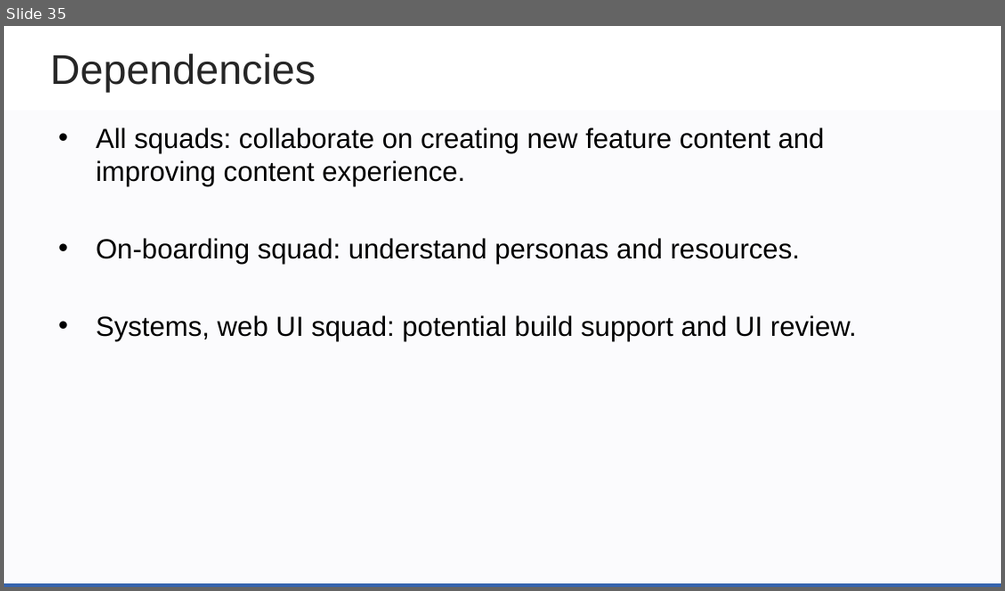
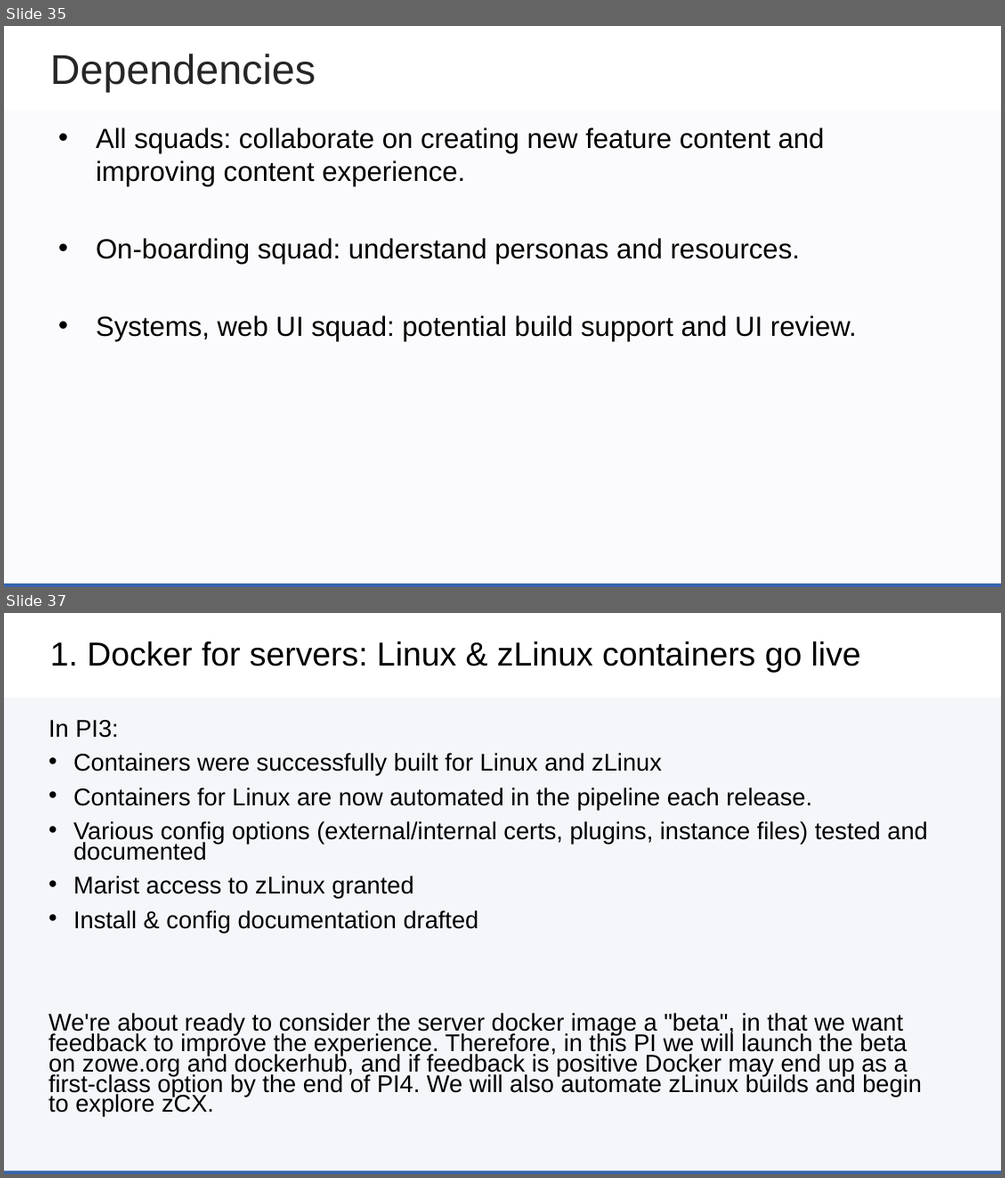
Before and after one commit to zowe/community, a slide deck: Project Management/PI Planning/20PI4 Planning/Zowe Community Squad Focus for 20PI4.pptx. Shown one above the other, each under a label of ours: slide 35 before the commit, slides 35 and 37 after it; the slides between them are not shown. The pictures are 1005x591 and 1005x1178 pixels, drawn with LibreOffice and Linux fonts; fonts in the diff are those of the drawing; background and template pictures are left out. Boxes give left, top, right and bottom in pixels: in the first picture for what was removed or moved away, otherwise in the second. Text is boxed around its words. In the diff, an @@ line names an element or a change of style, - is before the commit and + after.

```diff
--- a/Project Management/PI Planning/20PI4 Planning/Zowe Community Squad Focus for 20PI4.pptx
+++ b/Project Management/PI Planning/20PI4 Planning/Zowe Community Squad Focus for 20PI4.pptx
@@ slide 37 added at bbox=[4, 613, 1001, 1174], background #FFFFFF; not listed: 2 template elements that a slide beside it also shows @@
@@ title added at bbox=[50, 641, 861, 672], 24 pt, text #000000 @@
+1. Docker for servers: Linux & zLinux containers go live
@@ rectangle added at bbox=[4, 697, 1001, 1173], fill #3664AD at 3% opacity @@
@@ text added at bbox=[48, 720, 927, 1116], 17.5 pt, text #000000 @@
+In PI3:
+• Containers were successfully built for Linux and zLinux
+• Containers for Linux are now automated in the pipeline each release.
+• Various config options (external/internal certs, plugins, instance files) tested and documented
+• Marist access to zLinux granted
+• Install & config documentation drafted
+We're about ready to consider the server docker image a "beta", in that we want feedback to improve the experience. Therefore, in this PI we will launch the beta on zowe.org and dockerhub, and if feedback is positive Docker may end up as a first-class option by the end of PI4. We will also automate zLinux builds and begin to explore zCX.
```
Also in this commit, not shown: 2 slides changed, 15 other slides added, 1 slide removed.
